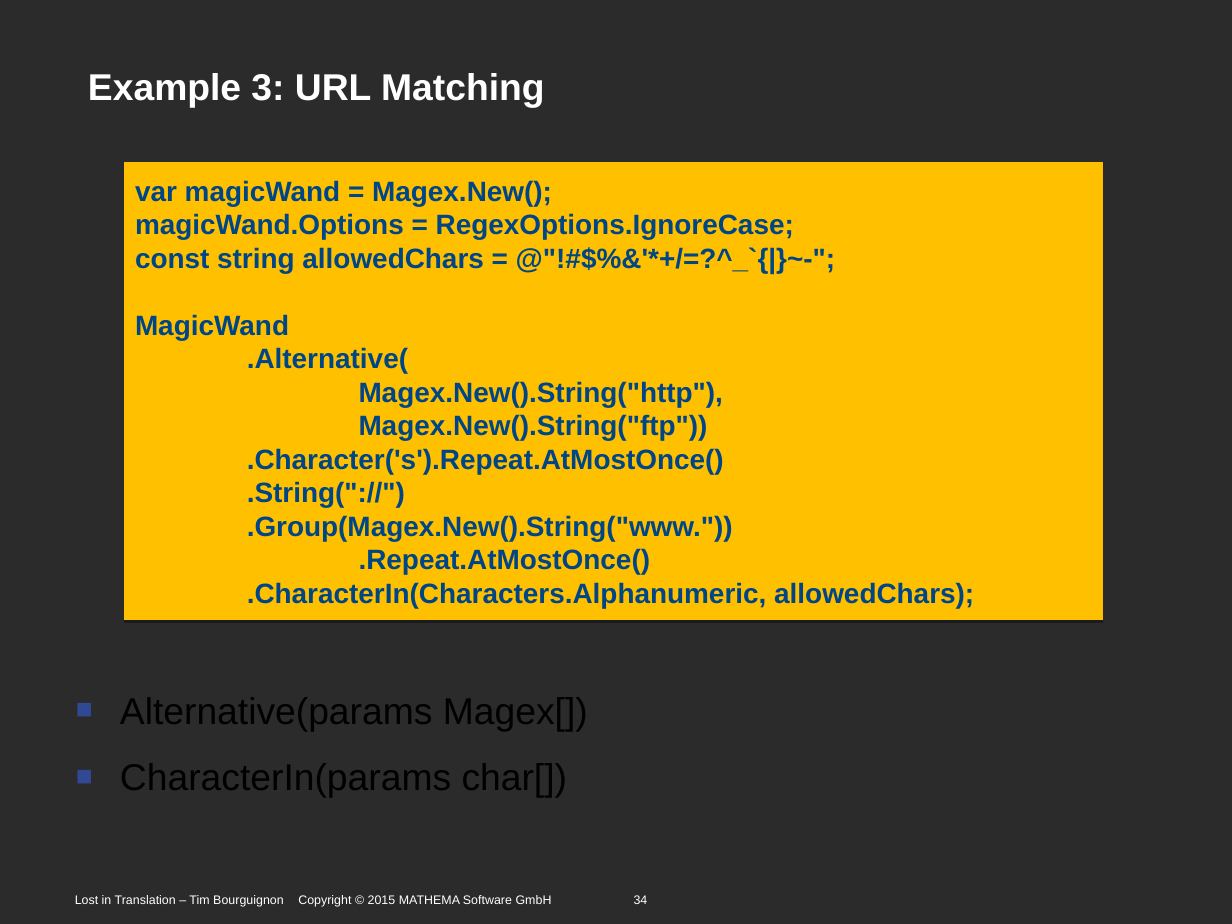
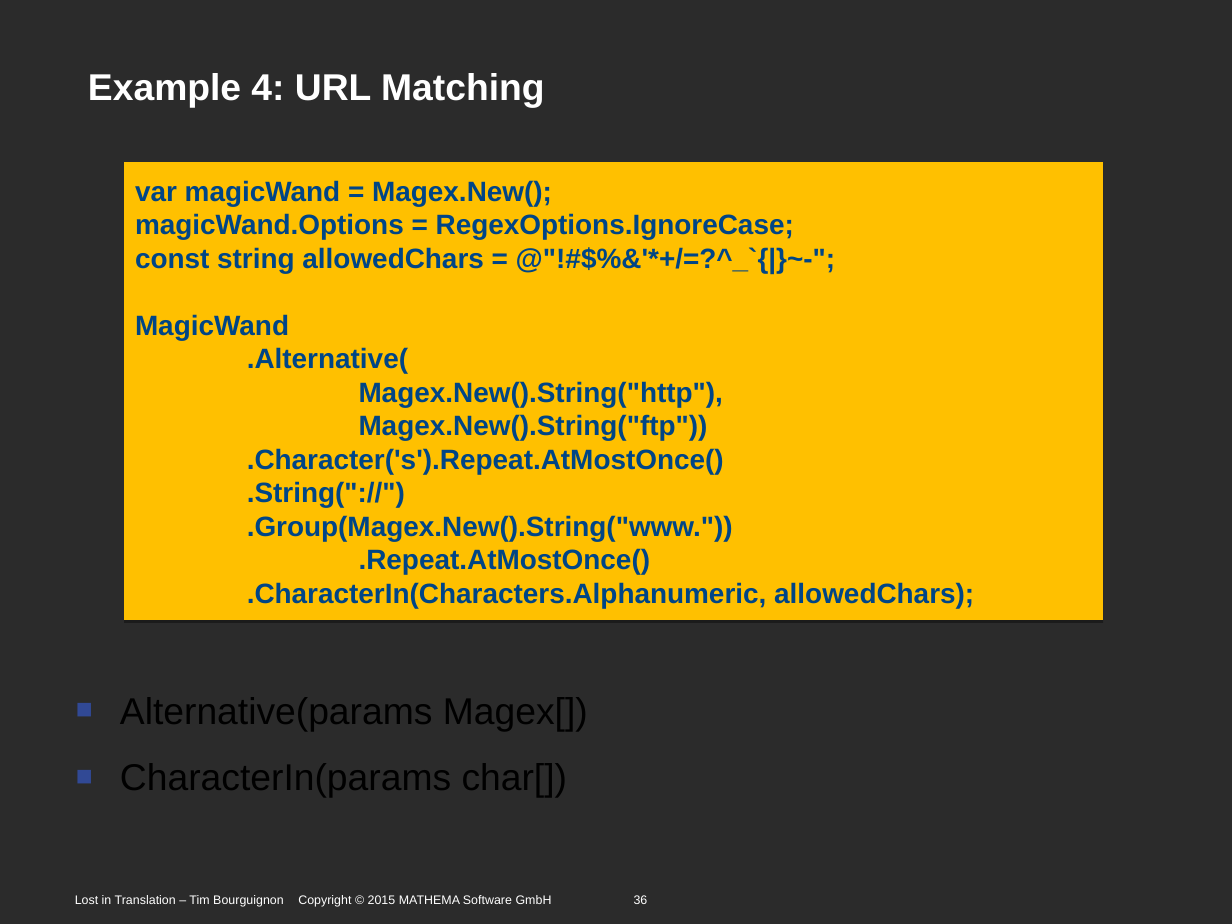
Before and after one commit to Timothep/Talk.LostInTranslation, a slide deck: slide 36 of LostInTranslation.odp (slide 34 before the commit). Drawn at 1232x924 pixels with LibreOffice and Linux fonts; fonts in the diff are those of the drawing; background and template pictures are left out; a plain dark background stands for a picture behind light text. Boxes give left, top, right and bottom in pixels: in the first picture for what was removed or moved away, otherwise in the second. Text is boxed around its words. In the diff, an @@ line names an element or a change of style, - is before the commit and + after.

```diff
--- a/LostInTranslation.odp
+++ b/LostInTranslation.odp
@@ title at box(88, 73, 544, 108): text changed @@
-Example 3: URL Matching
+Example 4: URL Matching
@@ text at box(75, 895, 648, 907): text changed @@
-Lost in Translation – Tim Bourguignon Copyright © 2015 MATHEMA Software GmbH 34
+Lost in Translation – Tim Bourguignon Copyright © 2015 MATHEMA Software GmbH 36
```
Also in this commit, not shown: 16 other slides changed, 1 slide added.
